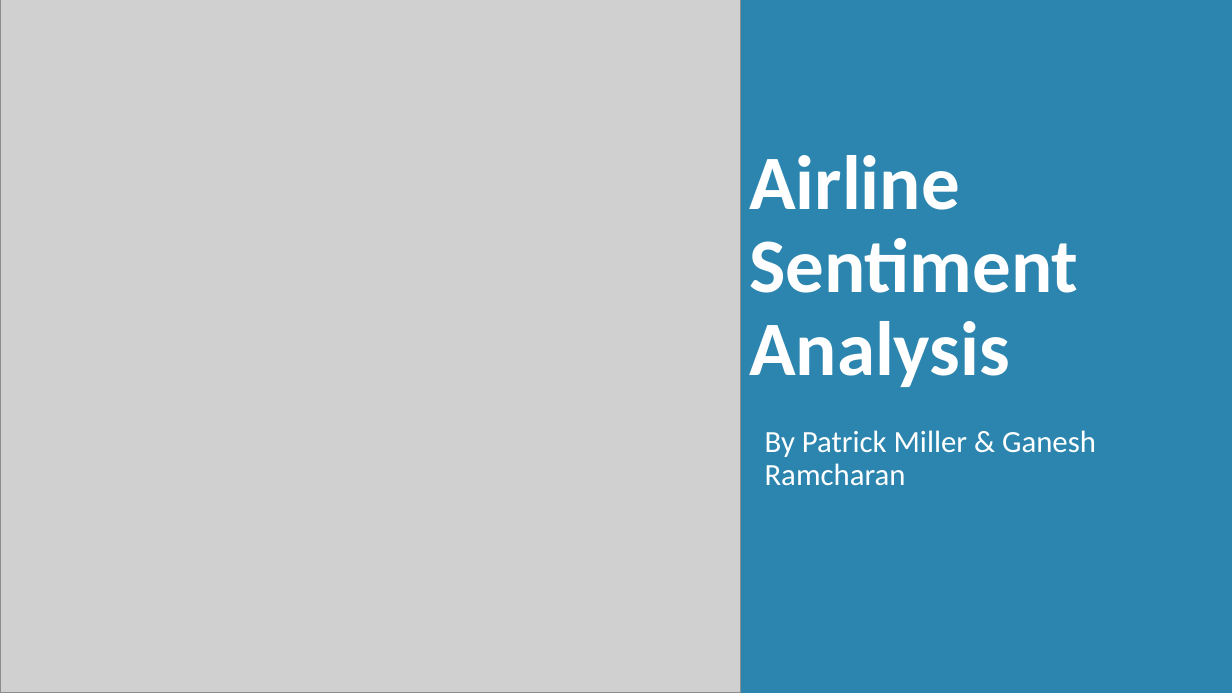
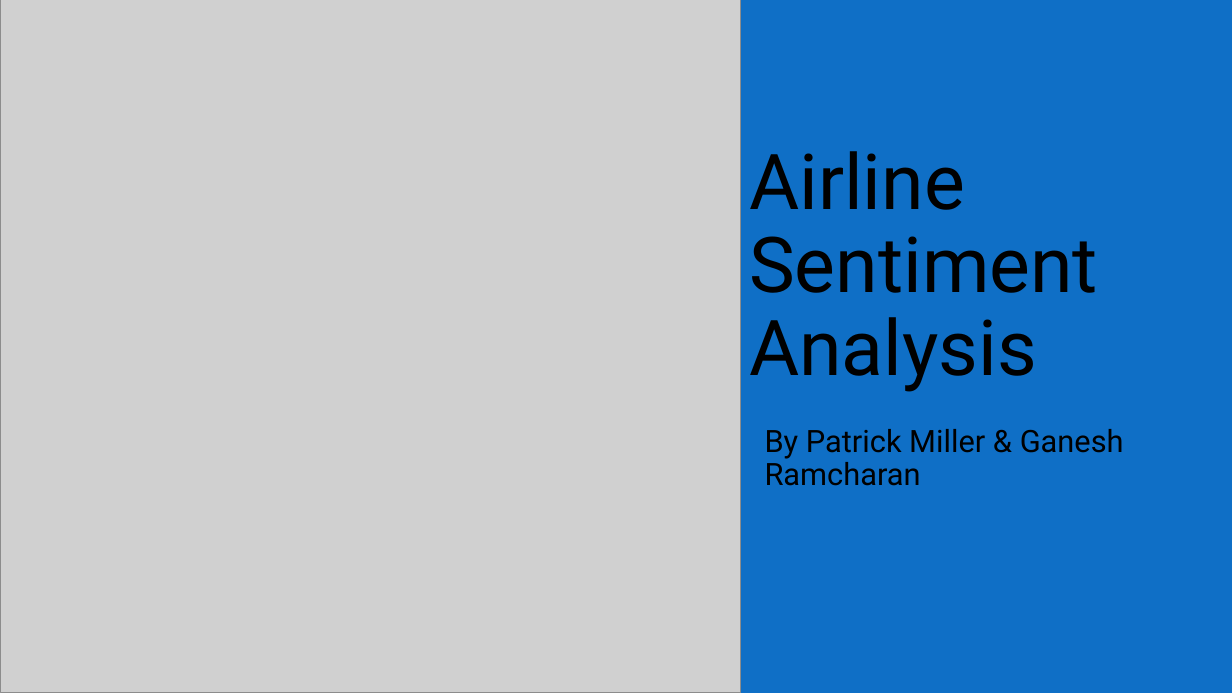
Before and after one commit to ElDon2308/Airline-Sentiment-Analysis, a slide deck: slide 1 of Airline Sentiment Analysis Presentation.pptx. Drawn at 1232x693 pixels with LibreOffice and Linux fonts; fonts in the diff are those of the drawing; grey boxes stand for pictures; background and template pictures are left out. Boxes give left, top, right and bottom in pixels: in the first picture for what was removed or moved away, otherwise in the second. Text is boxed around its words. In the diff, an @@ line names an element or a change of style, - is before the commit and + after.

```diff
--- a/Airline Sentiment Analysis Presentation.pptx
+++ b/Airline Sentiment Analysis Presentation.pptx
@@ background #FFFFFF to picture (left out) @@
@@ rectangle at (0,0,1232,693): fill #FFFFFF to #000000 @@
@@ rectangle at (20,0,1232,693): fill #2C85AE to #0F6FC6 @@
@@ title "Airline Sentiment Analysis" at (749,151,1098,392): font Calibri to Roboto, text colour #FFFFFF to #000000, bold off @@
@@ subtitle "By Patrick Miller & Ganesh ..." at (765,429,1124,486): font Calibri to Roboto, text colour #FFFFFF to #000000 @@
@@ rectangle at (1135,658,1232,693): fill #2C85AE to #0F6FC6 @@
```
Also in this commit, not shown: 7 other slides changed, 2 slides added, 2 slides removed.
